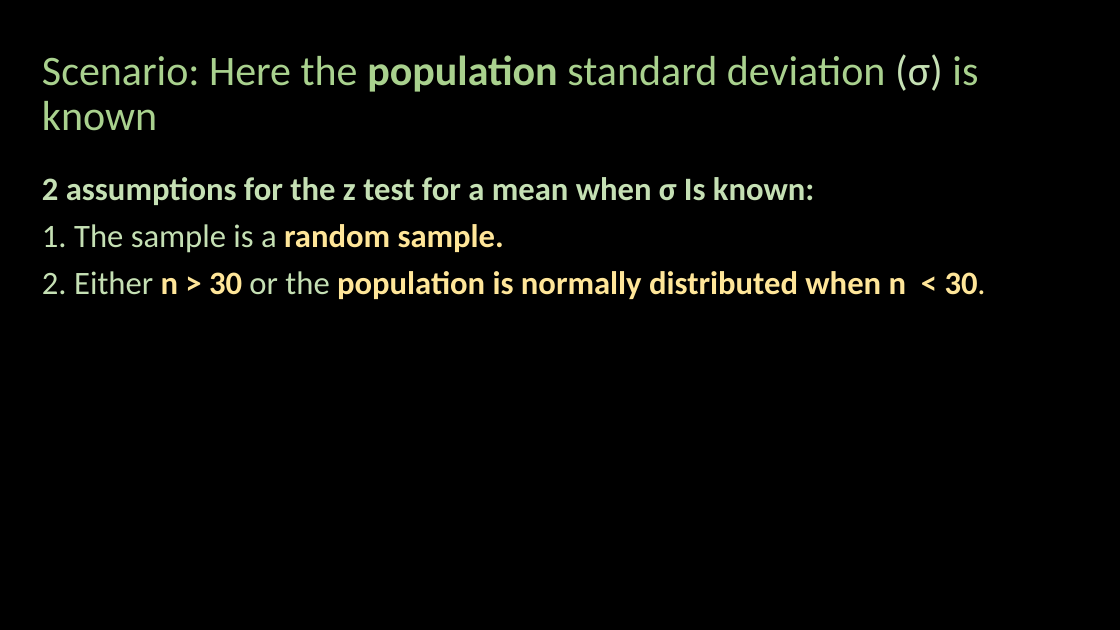
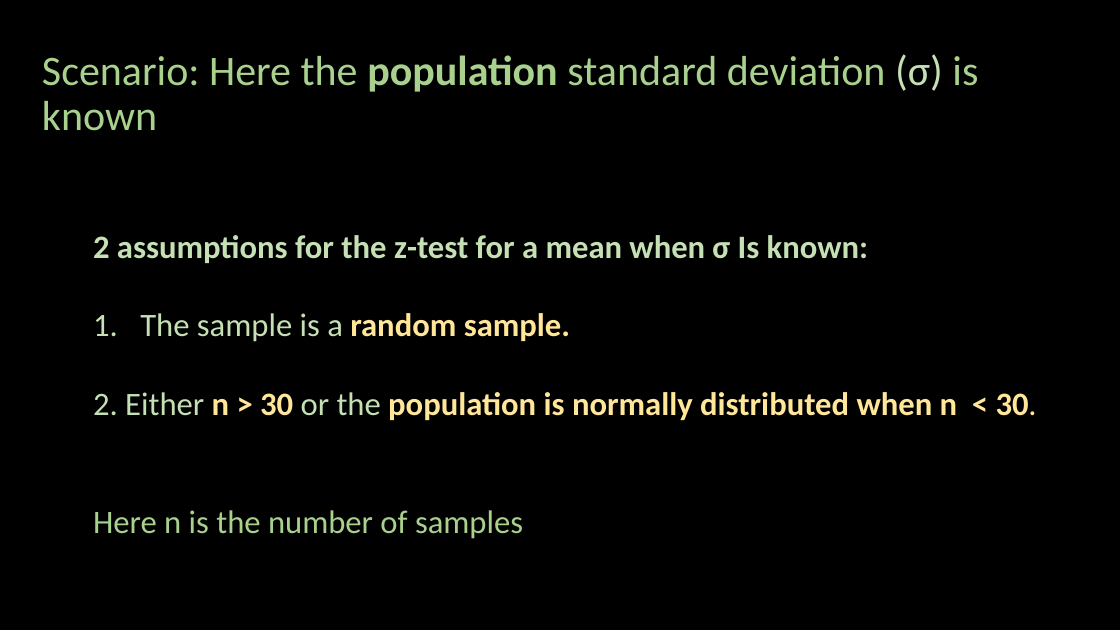
Before and after one commit to ash322ash422/youtube, a slide deck: slide 13 of probability_and_statistics/5_inference/Hypothesis-Testing1_z-test.pptx (slide 9 before the commit). Drawn at 1120x630 pixels with LibreOffice and Linux fonts; fonts in the diff are those of the drawing. Boxes give left, top, right and bottom in pixels: in the first picture for what was removed or moved away, otherwise in the second. Text is boxed around its words. In the diff, an @@ line names an element or a change of style, - is before the commit and + after.

```diff
--- a/probability_and_statistics/5_inference/Hypothesis-Testing1_z-test.pptx
+++ b/probability_and_statistics/5_inference/Hypothesis-Testing1_z-test.pptx
@@ text "2 assumptions for the z-test ...": place and size @@
-text "2 assumptions for the z-test ..." at [42, 177, 986, 299]
+text "2 assumptions for the z-test ..." at [93, 235, 1037, 539]
@@ text at [93, 235, 868, 342]: text changed @@
-2 assumptions for the z test for a mean when σ Is known:
-1. The sample is a random sample.
+2 assumptions for the z-test for a mean when σ Is known:
+1. The sample is a random sample.
@@ text at [93, 392, 1037, 420]: line spacing 0.9 to 1; less space between paragraphs @@
@@ text at [93, 510, 523, 539]: paragraph added @@
+Here n is the number of samples
```
Also in this commit, not shown: 12 other slides changed, 10 slides added, 1 slide removed, 7 other files.
